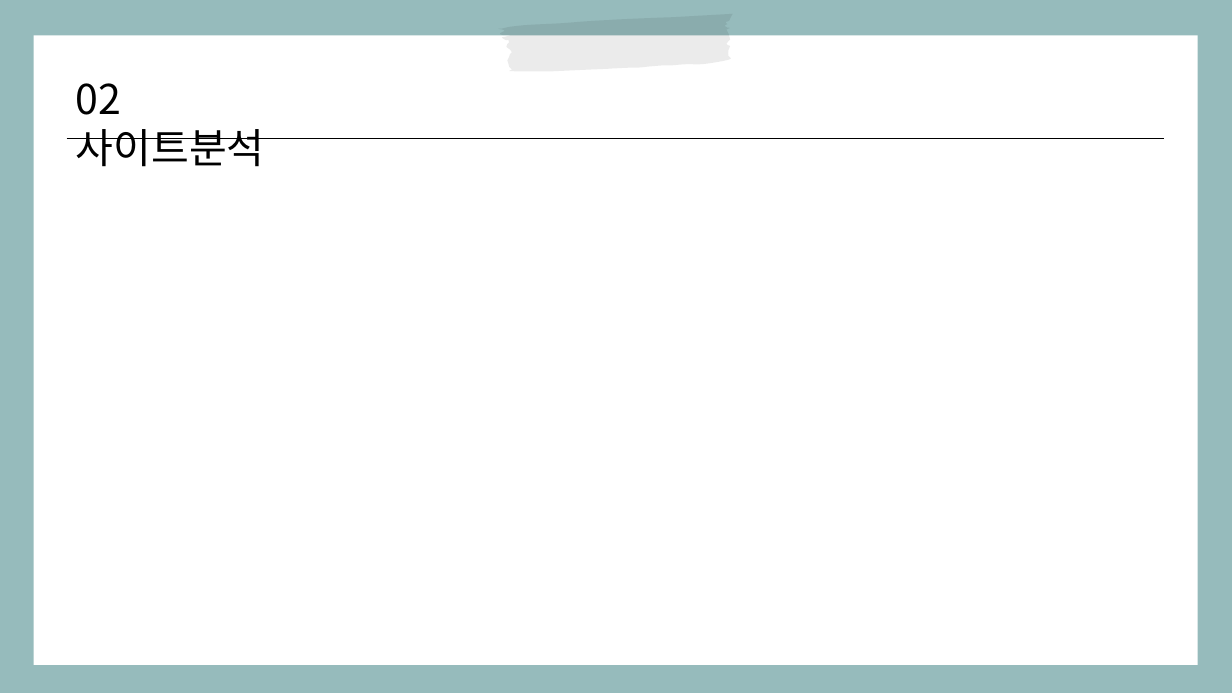
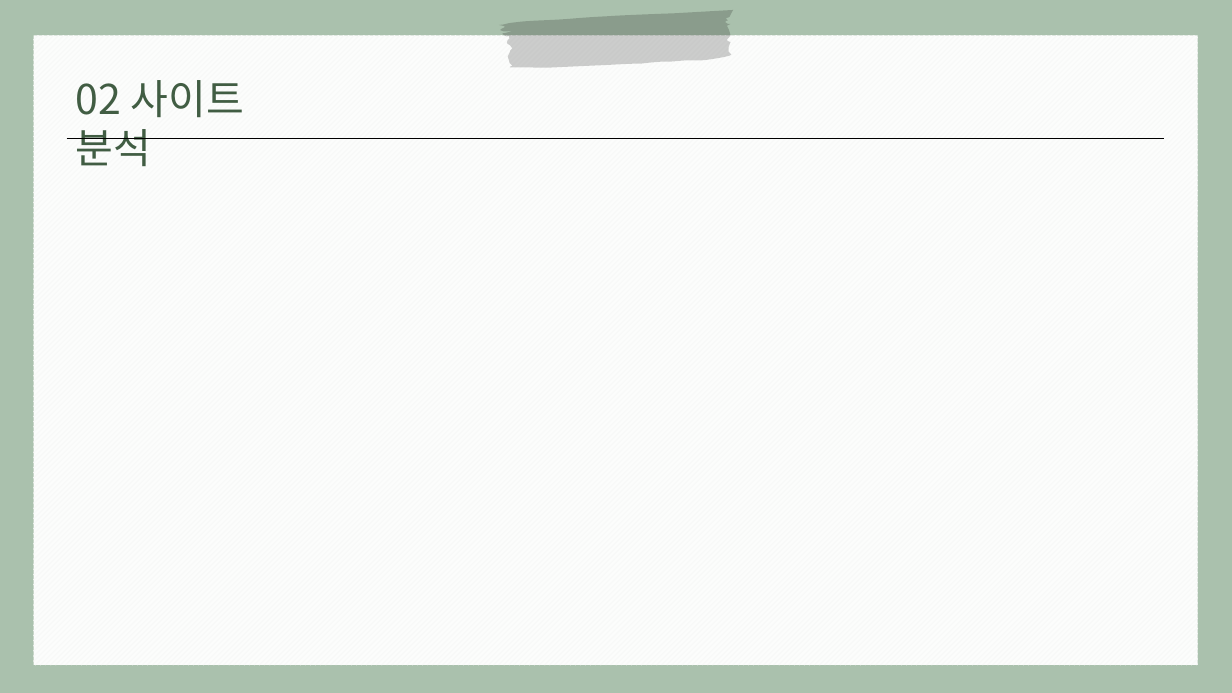
Before and after one commit to minjxx/FED-RF-2023-Project-KMJ, a slide deck: slide 4 of 김민정_서울벽지.pptx. Drawn at 1232x693 pixels with LibreOffice and Linux fonts; fonts in the diff are those of the drawing. Boxes give left, top, right and bottom in pixels: in the first picture for what was removed or moved away, otherwise in the second. Text is boxed around its words. In the diff, an @@ line names an element or a change of style, - is before the commit and + after.

```diff
--- a/김민정_서울벽지.pptx
+++ b/김민정_서울벽지.pptx
@@ background #4E8C8E at 59% opacity to #709775 at 59% opacity @@
@@ freeform shape: place and size @@
-freeform shape at [498,14,733,71]
+freeform shape at [499,10,734,67]
@@ freeform shape at [499,10,734,67]: fill #000000 at 8% opacity to #000000 at 19% opacity @@
@@ rectangle at [33,35,1198,665]: fill #FFFFFF to pattern #FBFBFB on #FFFFFF @@
@@ text at [76,80,244,166]: text changed; text colour #000000 to #415D43 @@
-02 사이트분석
+02 사이트 분석
```
Also in this commit, not shown: 3 other slides changed, 5 slides added.
